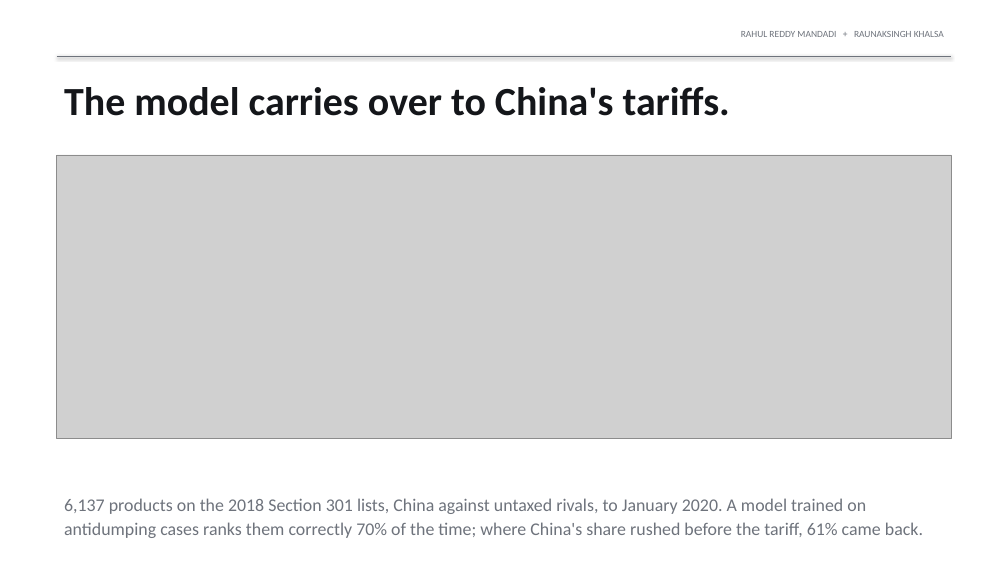
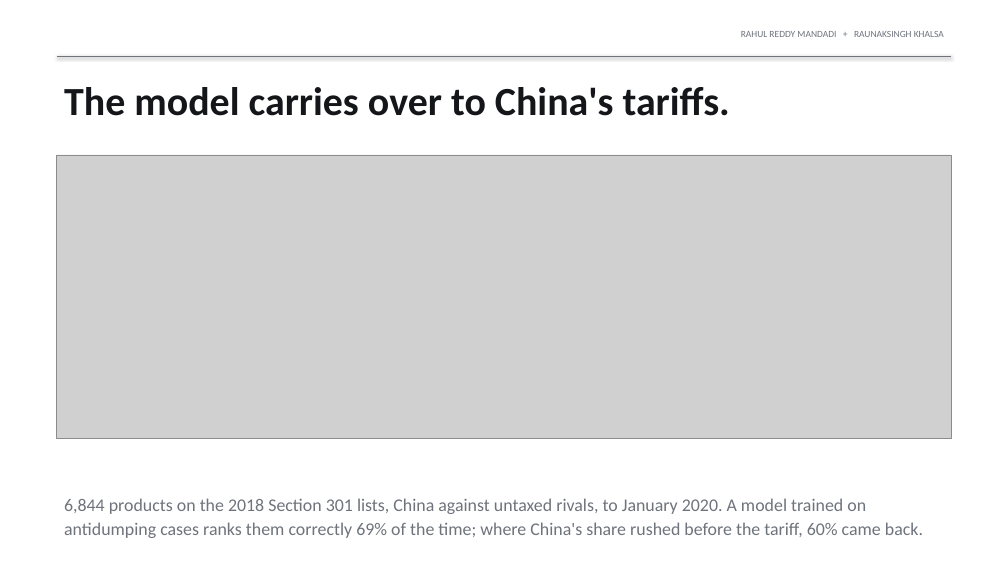
Before and after one commit to rahul-mandadi/tariff-rush, a slide deck: slide 12 of slides/Mandadi_Khalsa_Final_Presentation.pptx. Drawn at 1008x567 pixels with LibreOffice and Linux fonts; fonts in the diff are those of the drawing; grey boxes stand for pictures. Boxes give left, top, right and bottom in pixels: in the first picture for what was removed or moved away, otherwise in the second. Text is boxed around its words. In the diff, an @@ line names an element or a change of style, - is before the commit and + after.

```diff
--- a/slides/Mandadi_Khalsa_Final_Presentation.pptx
+++ b/slides/Mandadi_Khalsa_Final_Presentation.pptx
@@ text at (64,498,923,538): text changed @@
-6,137 products on the 2018 Section 301 lists, China against untaxed rivals, to January 2020. A model trained on antidumping cases ranks them correctly 70% of the time; where China's share rushed before the tariff, 61% came back.
+6,844 products on the 2018 Section 301 lists, China against untaxed rivals, to January 2020. A model trained on antidumping cases ranks them correctly 69% of the time; where China's share rushed before the tariff, 60% came back.
```
Also in this commit, not shown: 3 other slides changed, 54 other files.
